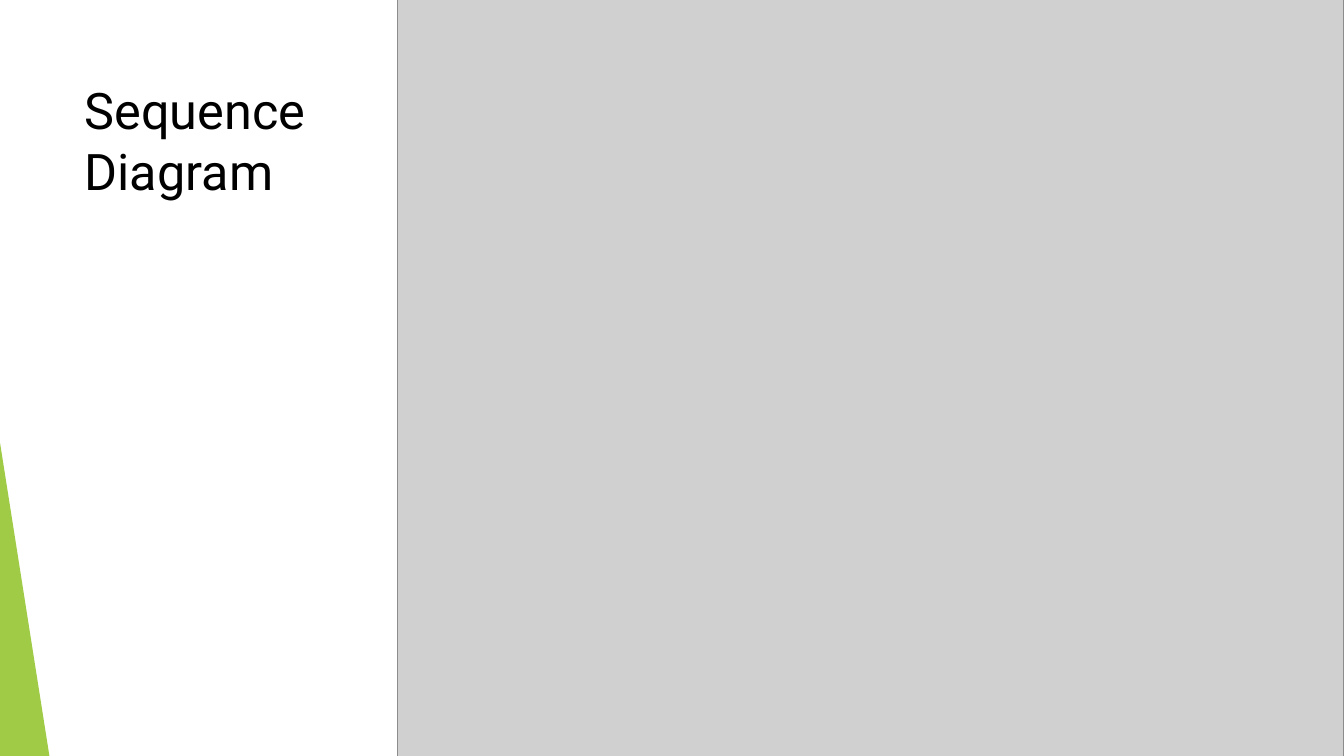
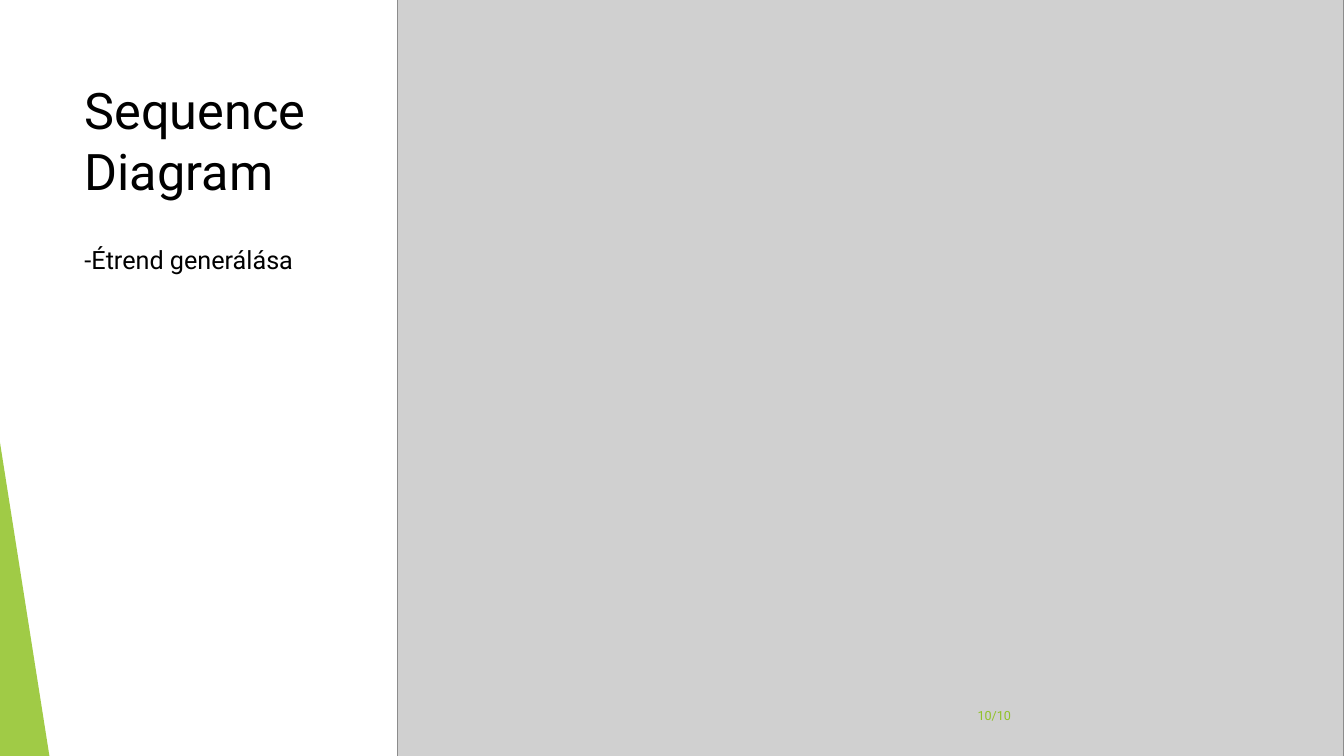
Before and after one commit to lindnermarci/Szakdolgozat, a slide deck: slide 10 of DJSCXZ_Lindner_Kertesz_PREZ.pptx (slide 9 before the commit). Drawn at 1344x756 pixels with LibreOffice and Linux fonts; fonts in the diff are those of the drawing; grey boxes stand for pictures. Boxes give left, top, right and bottom in pixels: in the first picture for what was removed or moved away, otherwise in the second. Text is boxed around its words. In the diff, an @@ line names an element or a change of style, - is before the commit and + after.

```diff
--- a/DJSCXZ_Lindner_Kertesz_PREZ.pptx
+++ b/DJSCXZ_Lindner_Kertesz_PREZ.pptx
@@ text added at bbox=[84, 246, 293, 275], 18 pt, text #000000 @@
+-Étrend generálása
@@ page number added at bbox=[978, 711, 1012, 721], 9 pt, text #90C226 @@
+10/10
```
Also in this commit, not shown: 2 other slides changed, 1 slide added, 1 other file.
